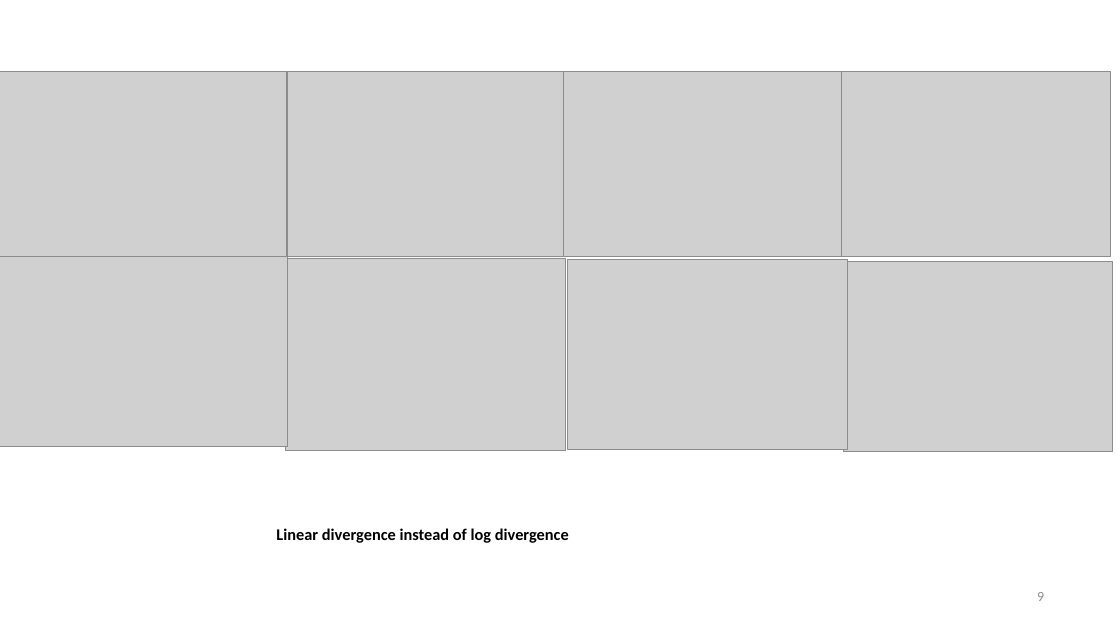
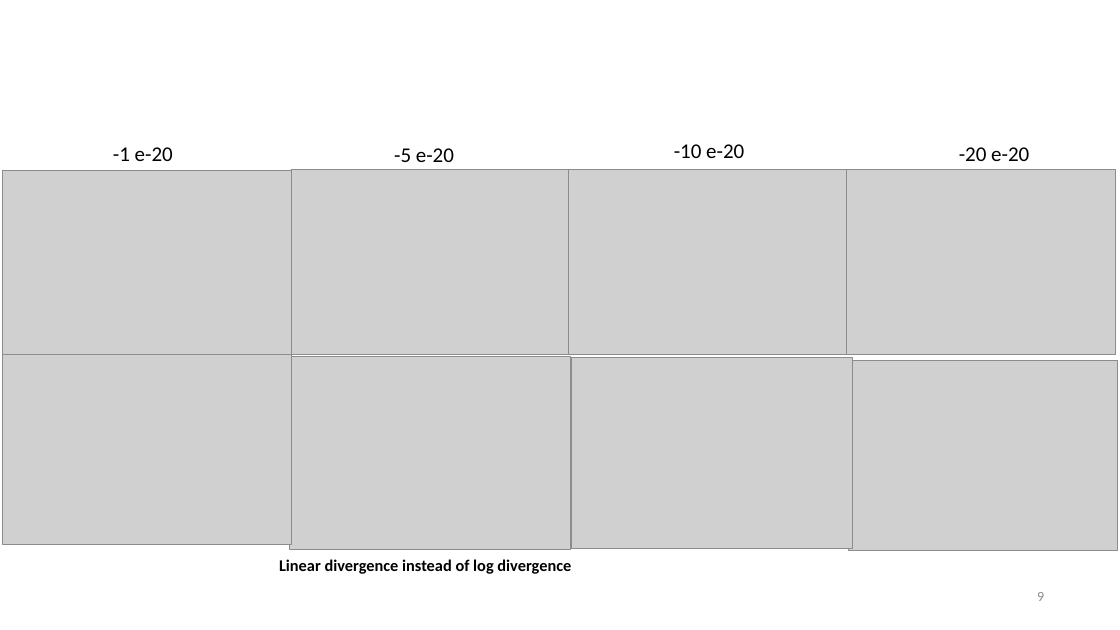
Before and after one commit to tyokokur/presentations, a slide deck: slide 9 of NAF.pptx. Drawn at 1120x630 pixels with LibreOffice and Linux fonts; fonts in the diff are those of the drawing; grey boxes stand for pictures; background and template pictures are left out. Boxes give left, top, right and bottom in pixels: in the first picture for what was removed or moved away, otherwise in the second. Text is boxed around its words. In the diff, an @@ line names an element or a change of style, - is before the commit and + after.

```diff
--- a/NAF.pptx
+++ b/NAF.pptx
@@ text "PB ONLY with DBC" moved from (x1=450, y1=0, x2=635, y2=34) to (x1=450, y1=35, x2=635, y2=69) @@
@@ 4 texts moved together from (x1=50, y1=34, x2=1086, y2=71) to (x1=113, y1=144, x2=1029, y2=162) @@
@@ text colour #FFFFFF to #000000, bold off in 4 elements at (x1=113, y1=147, x2=173, y2=161), (x1=674, y1=144, x2=744, y2=158), (x1=959, y1=147, x2=1029, y2=161), (x1=394, y1=148, x2=454, y2=162) @@
@@ 8 pictures moved together from (x1=0, y1=71, x2=1113, y2=451) to (x1=3, y1=170, x2=1117, y2=550) @@
@@ text "Linear divergence instead of log ..." moved from (x1=276, y1=528, x2=569, y2=543) to (x1=279, y1=559, x2=571, y2=574) @@
```
Also in this commit, not shown: 1 other slide changed.
